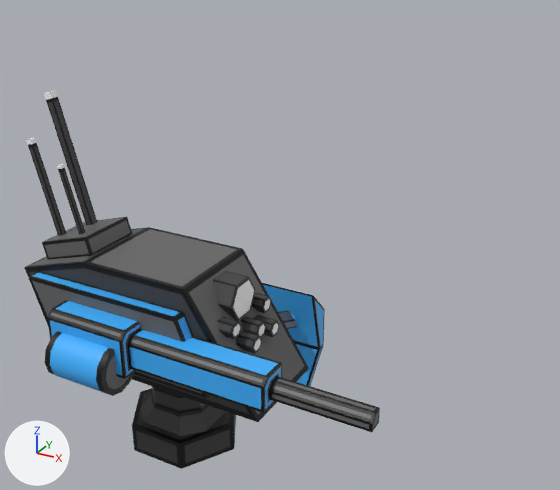
An edit to the Blender file Jacob Blender/Enemy/SpiderMech.blend, drawn before and after from the same camera.
Rendered twice from a 50 mm camera at (3.62, -4.92, 5.39) aimed at (-0.2, 2.03, 1.91). Every picture has the same lights, and +X, +Y and +Z are marked at lower left.

The first picture shows 'Foot', 'Leg Base', 'Spider Mech Gun', 'Spider Mech Gun.001', 'Spider Mech Mag', 'Spider Torso'.
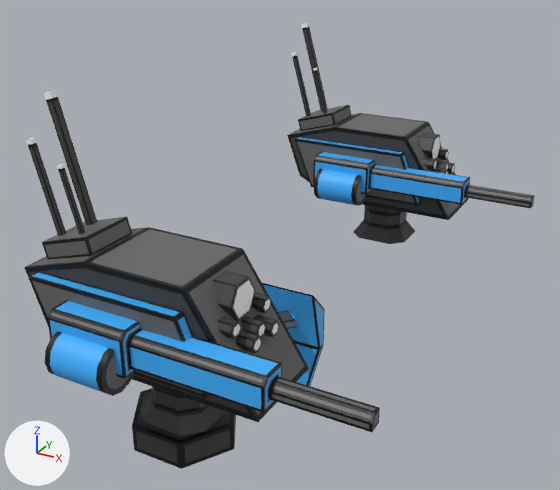
What differs and where, as boxes [x1, y1, x2, y2] in the pictures (560 x 490 px):
'Spider Mech Debris.013', added
    after: [287, 113, 468, 220]
'Spider Mech Debris', added
    after: [313, 152, 470, 205]
'Spider Mech Debris.015', added
    after: [294, 137, 420, 206]
'Spider Mech Debris.001', added (black)
    after: [354, 204, 415, 244]
'Spider Mech Debris.002', added (blue)
    after: [314, 169, 366, 206]
'Spider Mech Debris.003', added
    after: [464, 185, 535, 208]
'Spider Mech Debris.014', added
    after: [298, 105, 352, 131]
'Spider Mech Debris.004', added (black)
    after: [301, 23, 328, 111]
'Spider Mech Debris.008', added
    after: [418, 132, 441, 159]
'Spider Mech Debris.006', added
    after: [291, 52, 311, 116]
'Spider Mech Debris.005', added
    after: [313, 67, 327, 113]
'Spider Mech Debris.009', added
    after: [423, 157, 437, 170]
'Spider Mech Debris.010', added
    after: [438, 148, 449, 160]
'Spider Mech Debris.007', added
    after: [436, 161, 449, 169]
'Spider Mech Debris.012', added
    after: [448, 162, 455, 174]
'Spider Mech Debris.011', added
    after: [432, 168, 448, 174]

The change, as a list of edits to the scene's bpy script:
```text
Add ob_spider_mech_debris_015:
    ob_spider_mech_debris_015 = bpy.data.objects.new('Spider Mech Debris.015', me_cube_035)  # 56 vertices, 54 faces; spans x -0.92..0.92, y -0.07..0.07, z -0.33..0.33; in mat_spider_mech (picture img_spider_mech_texture_png)
    ob_spider_mech_debris_015.location = (-0.35, 4.46, 2.06)
Add ob_spider_mech_debris_014:
    ob_spider_mech_debris_014 = bpy.data.objects.new('Spider Mech Debris.014', me_cube_034)  # 56 vertices, 54 faces; spans x -0.295..0.295, y -0.281..0.281, z -0.166..0.166; in mat_spider_mech (picture img_spider_mech_texture_png)
    ob_spider_mech_debris_014.location = (-1.08, 4.98, 2.58)
Add ob_spider_mech_debris_013:
    ob_spider_mech_debris_013 = bpy.data.objects.new('Spider Mech Debris.013', me_cube_033)  # 84 vertices, 82 faces; spans x -1.22..1.22, y -0.45..0.45, z -0.52..0.52; in mat_spider_mech (picture img_spider_mech_texture_png)
    ob_spider_mech_debris_013.location = (-0.24, 4.98, 2.08)
Add ob_spider_mech_debris_012:
    ob_spider_mech_debris_012 = bpy.data.objects.new('Spider Mech Debris.012', me_cube_032)  # 66 vertices, 56 faces; spans x -0.112..0.112, y -0.076..0.076, z -0.066..0.066; in mat_spider_mech (picture img_spider_mech_texture_png)
    ob_spider_mech_debris_012.location = (0.69, 5.13, 2.07)
Add ob_spider_mech_debris_011:
    ob_spider_mech_debris_011 = bpy.data.objects.new('Spider Mech Debris.011', me_cube_031)  # 66 vertices, 56 faces; spans x -0.112..0.112, y -0.076..0.076, z -0.066..0.066; in mat_spider_mech (picture img_spider_mech_texture_png)
    ob_spider_mech_debris_011.location = (0.69, 4.83, 2.07)
Add ob_spider_mech_debris_010:
    ob_spider_mech_debris_010 = bpy.data.objects.new('Spider Mech Debris.010', me_cube_030)  # 66 vertices, 56 faces; spans x -0.112..0.112, y -0.076..0.076, z -0.066..0.066; in mat_spider_mech (picture img_spider_mech_texture_png)
    ob_spider_mech_debris_010.location = (0.55, 5.23, 2.22)
Add ob_spider_mech_debris_009:
    ob_spider_mech_debris_009 = bpy.data.objects.new('Spider Mech Debris.009', me_cube_029)  # 66 vertices, 56 faces; spans x -0.112..0.112, y -0.076..0.076, z -0.066..0.066; in mat_spider_mech (picture img_spider_mech_texture_png)
    ob_spider_mech_debris_009.location = (0.55, 4.73, 2.22)
Add ob_spider_mech_debris_008:
    ob_spider_mech_debris_008 = bpy.data.objects.new('Spider Mech Debris.008', me_cube_028)  # 66 vertices, 56 faces; spans x -0.281..0.281, y -0.189..0.189, z -0.164..0.164; in mat_spider_mech (picture img_spider_mech_texture_png)
    ob_spider_mech_debris_008.location = (0.3, 4.98, 2.37)
Add ob_spider_mech_debris_007:
    ob_spider_mech_debris_007 = bpy.data.objects.new('Spider Mech Debris.007', me_cube_027)  # 66 vertices, 56 faces; spans x -0.112..0.112, y -0.076..0.076, z -0.066..0.066; in mat_spider_mech (picture img_spider_mech_texture_png)
    ob_spider_mech_debris_007.location = (0.64, 4.98, 2.12)
Add ob_spider_mech_debris_006:
    ob_spider_mech_debris_006 = bpy.data.objects.new('Spider Mech Debris.006', me_cube_026)  # 52 vertices, 54 faces; spans x -0.164..0.164, y -0.027..0.027, z -0.499..0.499; in mat_spider_mech (picture img_spider_mech_texture_png)
    ob_spider_mech_debris_006.location = (-1.41, 4.88, 2.99)
Add ob_spider_mech_debris_005:
    ob_spider_mech_debris_005 = bpy.data.objects.new('Spider Mech Debris.005', me_cube_025)  # 52 vertices, 54 faces; spans x -0.123..0.123, y -0.02..0.02, z -0.375..0.375; in mat_spider_mech (picture img_spider_mech_texture_png)
    ob_spider_mech_debris_005.location = (-1.09, 4.85, 2.94)
Add ob_spider_mech_debris_004:
    ob_spider_mech_debris_004 = bpy.data.objects.new('Spider Mech Debris.004', me_cube_024)  # 52 vertices, 54 faces; spans x -0.226..0.226, y -0.037..0.037, z -0.686..0.686; in mat_spider_mech (picture img_spider_mech_texture_png)
    ob_spider_mech_debris_004.location = (-1.33, 5.15, 3.17)
Add ob_spider_mech_debris_003:
    ob_spider_mech_debris_003 = bpy.data.objects.new('Spider Mech Debris.003', me_cube_023)  # 65 vertices, 56 faces; spans x -0.415..0.415, y -0.064..0.064, z -0.064..0.064; in mat_spider_mech (picture img_spider_mech_texture_png)
    ob_spider_mech_debris_003.location = (1.62, 4.37, 2.06)
Add ob_spider_mech_debris_002:
    ob_spider_mech_debris_002 = bpy.data.objects.new('Spider Mech Debris.002', me_cube_022)  # 72 vertices, 62 faces; spans x -0.305..0.305, y -0.221..0.221, z -0.221..0.221; in mat_spider_mech (picture img_spider_mech_texture_png)
    ob_spider_mech_debris_002.location = (-0.45, 4.2, 1.9)
Add ob_spider_mech_debris_001:
    ob_spider_mech_debris_001 = bpy.data.objects.new('Spider Mech Debris.001', me_cube_021)  # 64 vertices, 58 faces; spans x -0.452..0.452, y -0.452..0.452, z -0.357..0.357; in mat_spider_mech (picture img_spider_mech_texture_png)
    ob_spider_mech_debris_001.location = (-0.09, 4.98, 1.37)
Add ob_spider_mech_debris:
    ob_spider_mech_debris = bpy.data.objects.new('Spider Mech Debris', me_cube_003)  # 160 vertices, 151 faces; spans x -1.03..1.03, y -0.21..0.21, z -0.21..0.21; in mat_spider_mech (picture img_spider_mech_texture_png)
    ob_spider_mech_debris.location = (0.18, 4.37, 2.06)
```
